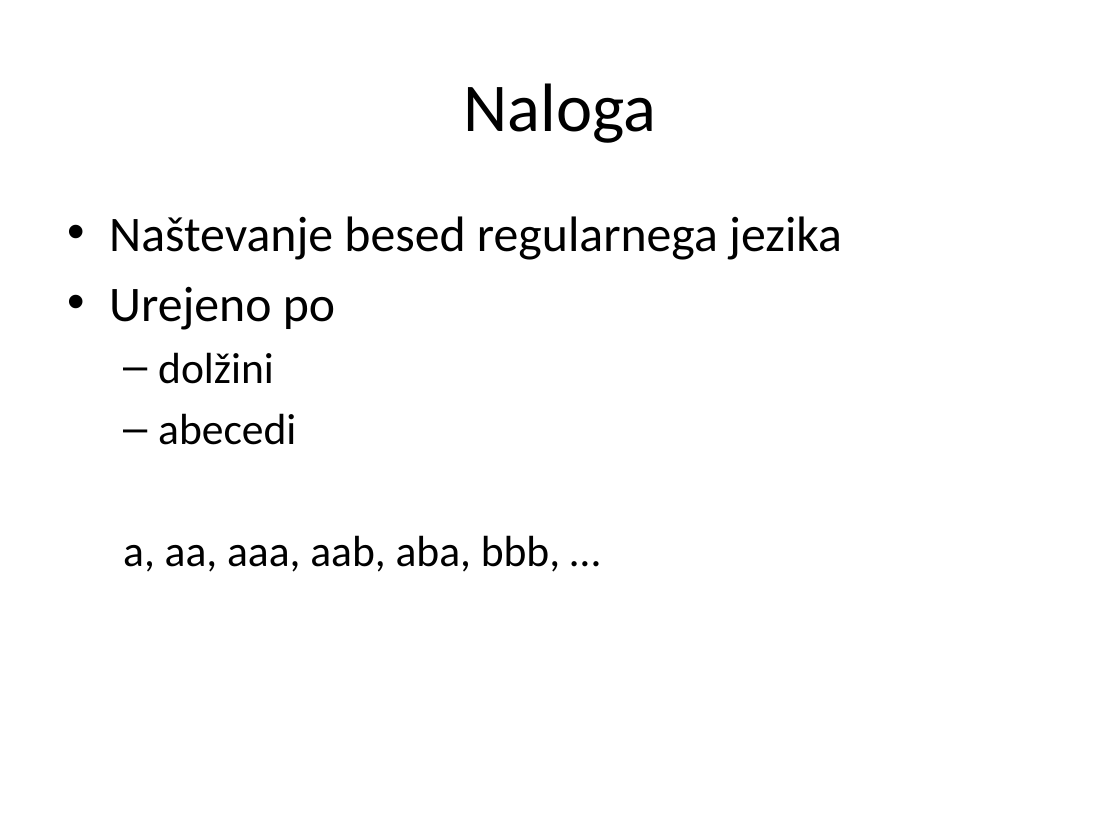
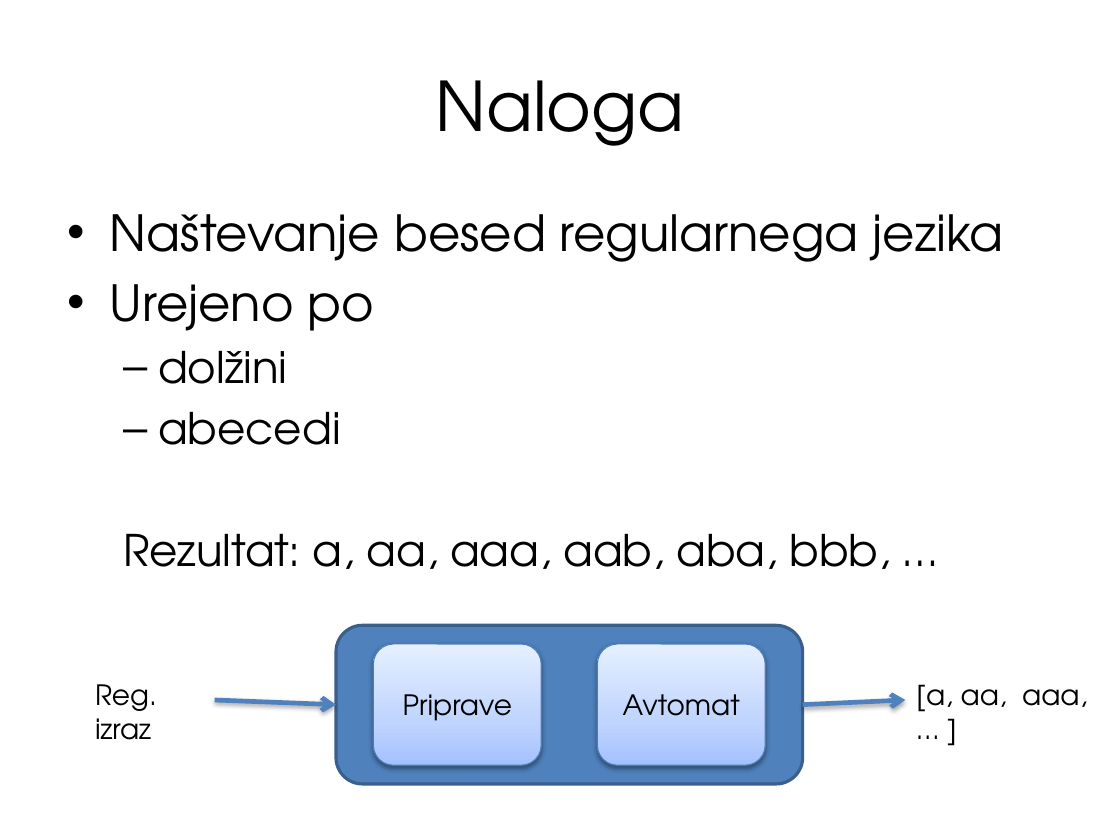
Before and after one commit to tadeboro/reglang, a slide deck: slide 3 of presentation/RegexRangers.pptx. Drawn at 1120x840 pixels with LibreOffice and Linux fonts; fonts in the diff are those of the drawing. Boxes give left, top, right and bottom in pixels: in the first picture for what was removed or moved away, otherwise in the second. Text is boxed around its words. In the diff, an @@ line names an element or a change of style, - is before the commit and + after.

```diff
--- a/presentation/RegexRangers.pptx
+++ b/presentation/RegexRangers.pptx
@@ title "Naloga" at [435,80,684,146]: font Calibri to TeX Gyre Adventor @@
@@ text at [109,214,1004,445]: font Calibri to TeX Gyre Adventor in "Naštevanje besed regularnega jezika", "Urejeno po", "dolžini", "abecedi" @@
@@ text at [123,533,891,569]: text changed; font Calibri to TeX Gyre Adventor @@
-  a, aa, aaa, aab, aba, bbb, …
+  Rezultat: a, aa, aaa, aab, aba, bbb, …
@@ rounded rectangle added at [336,625,803,784], fill #4F81BD, outline #3A5F8C 2 pt @@
@@ rounded rectangle added at [373,644,541,765], fill gradient #A4C4FF to #BFD4FF to #E6EEFF, outline #4B7EBC 0.75 pt, 18 pt, text #000000 @@
+Priprave
@@ rounded rectangle added at [597,644,765,765], fill gradient #A4C4FF to #BFD4FF to #E6EEFF, outline #4B7EBC 0.75 pt, 18 pt, text #000000 @@
+Avtomat
@@ text added at [95,684,157,740], 18 pt, text #000000 @@
+Reg. izraz
@@ text added at [916,684,1087,719], 18 pt, text #000000 @@
+[a, aa, aaa, … ]
@@ arrow added from (215, 700) to (336, 704), #4F81BD 3 pt @@
@@ arrow added from (803, 704) to (905, 700), #4F81BD 3 pt @@
```
Also in this commit, not shown: 15 other slides changed, 12 slides added, 4 slides removed, 21 other files.
